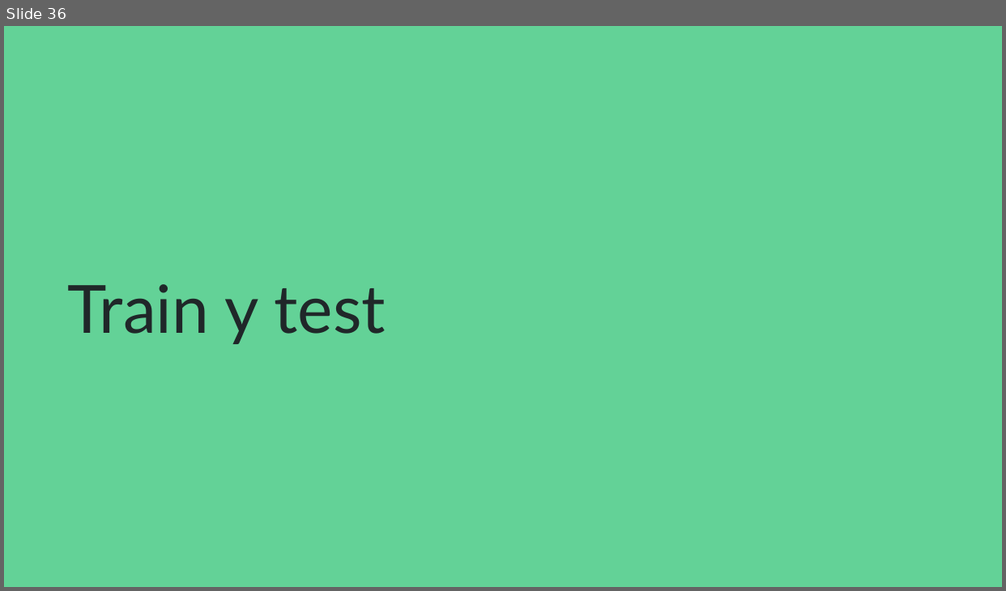
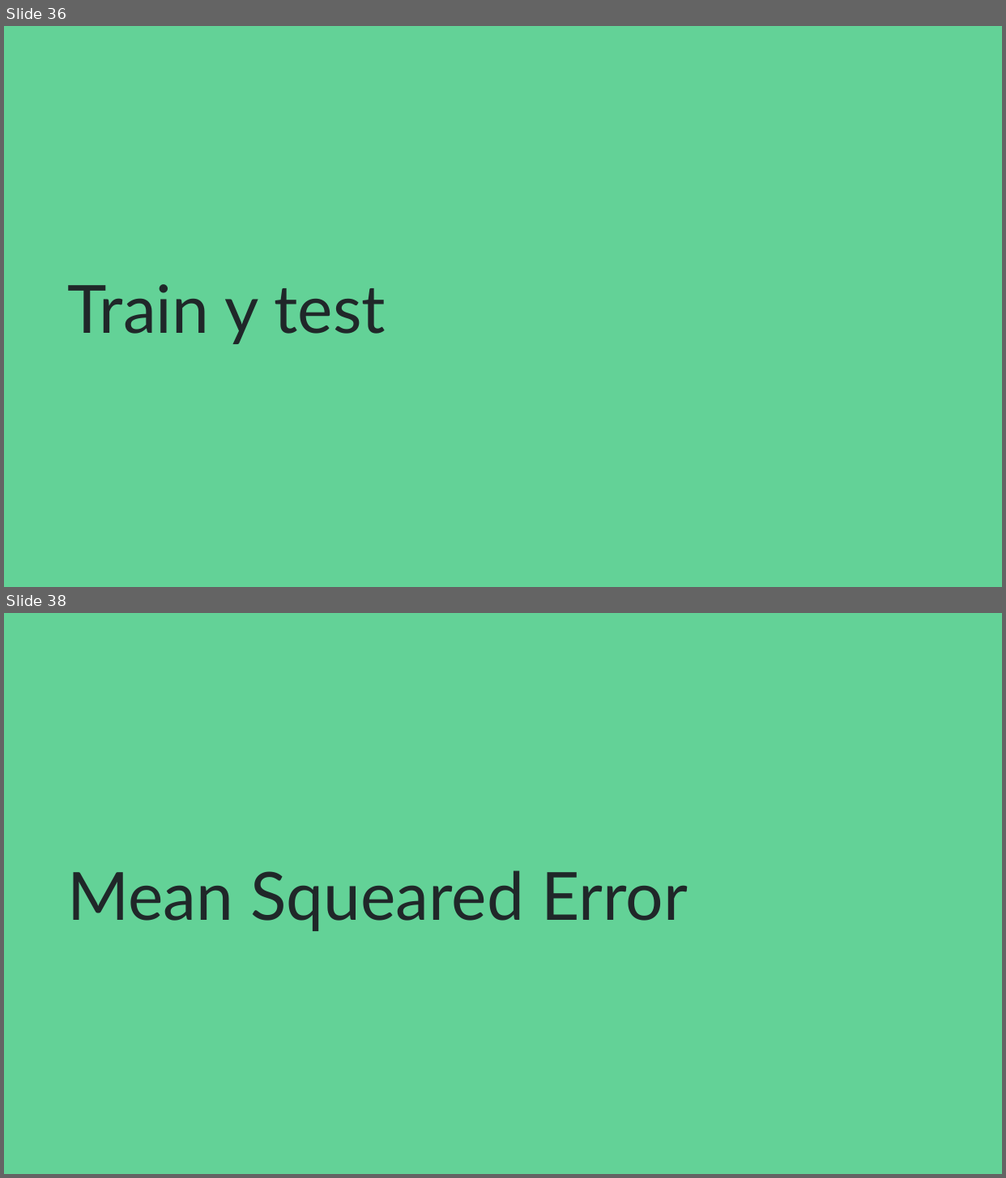
Before and after one commit to DCSCyHD/2023_modulo_3, a slide deck: clase1/teorica_1.pptx. Shown one above the other, each under a label of ours: slide 36 before the commit, slides 36 and 38 after it; the slides between them are not shown. The pictures are 1006x591 and 1006x1178 pixels, drawn with LibreOffice and Linux fonts; fonts in the diff are those of the drawing. Boxes give left, top, right and bottom in pixels: in the first picture for what was removed or moved away, otherwise in the second. Text is boxed around its words. In the diff, an @@ line names an element or a change of style, - is before the commit and + after.

```diff
--- a/clase1/teorica_1.pptx
+++ b/clase1/teorica_1.pptx
@@ slide 38 added at [4, 613, 1002, 1174], background #63D297 @@
@@ title added at [67, 871, 688, 931], 48 pt, text #202729 @@
+Mean Squeared Error
```
Also in this commit, not shown: 3 slides changed, 2 other slides added, 5 other files.
